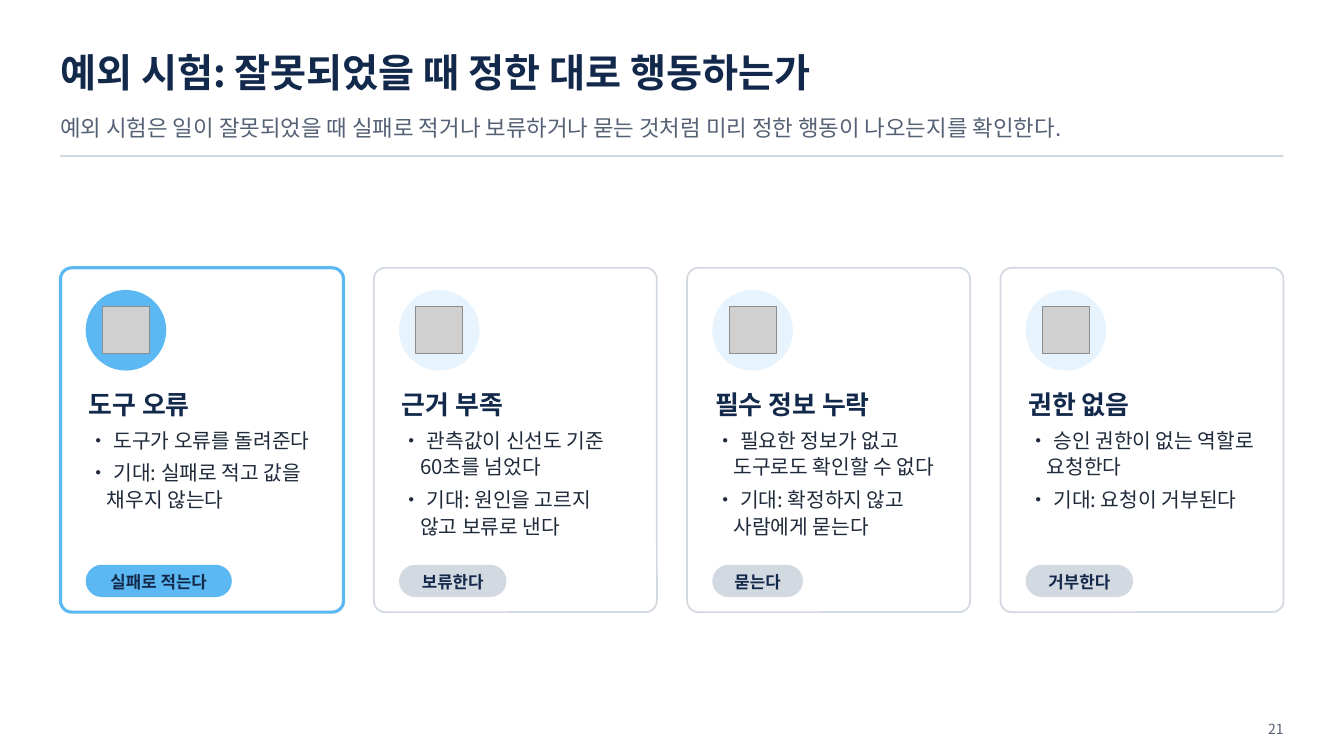
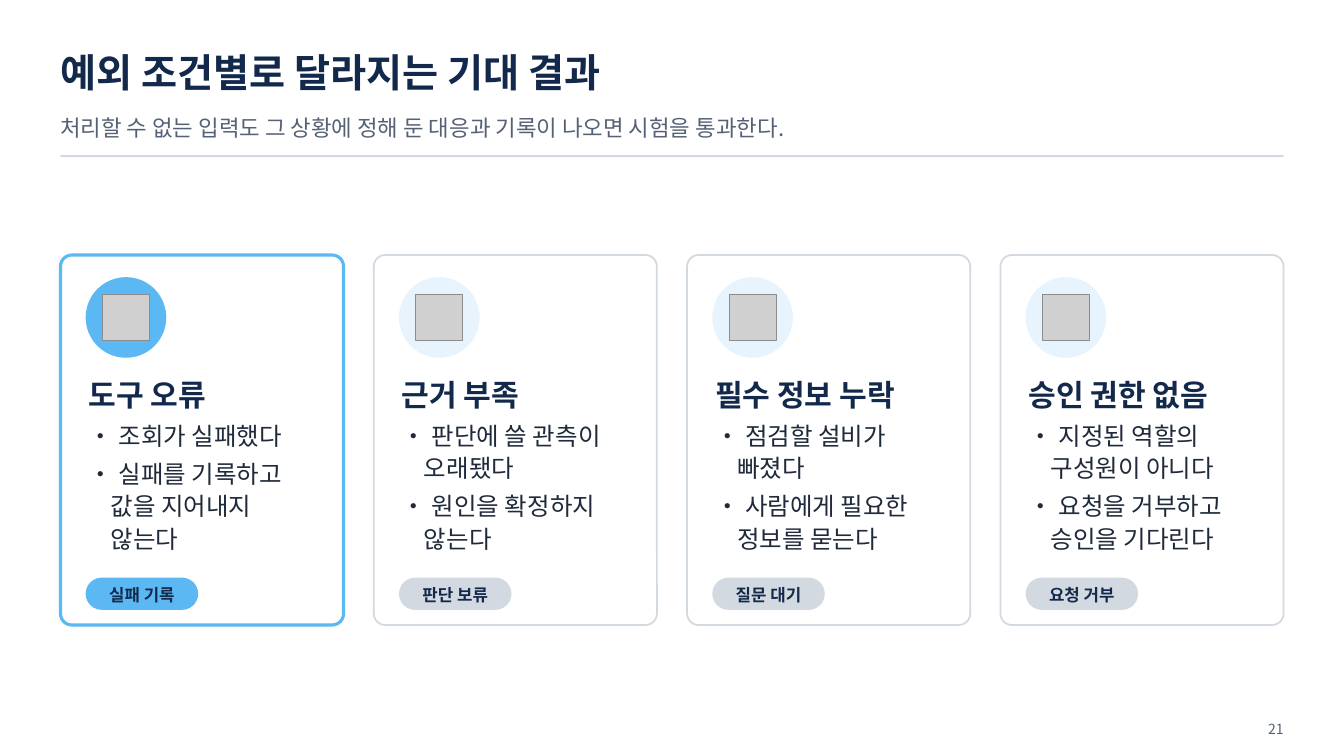
Before and after one commit to uengine-oss/hyd-iot-edu, a slide deck: slide 21 of workspace/강의제작/산출물/통합반/이론/08회차/통합반_08일차.pptx. Drawn at 1344x756 pixels with LibreOffice and Linux fonts; fonts in the diff are those of the drawing; grey boxes stand for pictures. Boxes give left, top, right and bottom in pixels: in the first picture for what was removed or moved away, otherwise in the second. Text is boxed around its words. In the diff, an @@ line names an element or a change of style, - is before the commit and + after.

Commit message:
통합반 8회차 13~23장 현재 시험에 맞춘 덱과 대본을 검토 중 상태로 보존

```diff
--- a/workspace/강의제작/산출물/통합반/이론/08회차/통합반_08일차.pptx
+++ b/workspace/강의제작/산출물/통합반/이론/08회차/통합반_08일차.pptx
@@ text at bbox=[60, 54, 600, 91]: text changed @@
-예외 시험: 잘못되었을 때 정한 대로 행동하는가
+예외 조건별로 달라지는 기대 결과
@@ text at bbox=[60, 117, 784, 138]: text changed @@
-예외 시험은 일이 잘못되었을 때 실패로 적거나 보류하거나 묻는 것처럼 미리 정한 행동이 나오는지를 확인한다.
+처리할 수 없는 입력도 그 상황에 정해 둔 대응과 기록이 나오면 시험을 통과한다.
@@ rounded rectangle: place and size @@
-rounded rectangle at bbox=[60, 268, 344, 613]
+rounded rectangle at bbox=[60, 255, 344, 625]
@@ rounded rectangle: place and size @@
-rounded rectangle at bbox=[374, 268, 657, 613]
+rounded rectangle at bbox=[374, 255, 657, 625]
@@ rounded rectangle: place and size @@
-rounded rectangle at bbox=[688, 268, 971, 613]
+rounded rectangle at bbox=[688, 255, 971, 625]
@@ rounded rectangle: place and size @@
-rounded rectangle at bbox=[1000, 268, 1284, 613]
+rounded rectangle at bbox=[1000, 255, 1284, 625]
@@ 4 pictures, 4 ellipses: place and size @@
-4 pictures, 4 ellipses at bbox=[86, 290, 1106, 371]
+4 pictures, 4 ellipses at bbox=[86, 277, 1106, 358]
@@ text "도구 오류": place and size @@
-text "도구 오류" at bbox=[89, 393, 310, 509]
+text "도구 오류" at bbox=[89, 381, 282, 550]
@@ text at bbox=[89, 381, 206, 409]: size 18.5 to 21.5 pt in "도구 오류" @@
@@ text "근거 부족": place and size @@
-text "근거 부족" at bbox=[402, 392, 604, 536]
+text "근거 부족" at bbox=[402, 381, 601, 550]
@@ text at bbox=[402, 381, 519, 409]: size 18.5 to 21.5 pt in "근거 부족" @@
@@ text "필수 정보 누락": place and size @@
-text "필수 정보 누락" at bbox=[715, 392, 934, 536]
+text "필수 정보 누락" at bbox=[715, 381, 909, 550]
@@ text at bbox=[715, 381, 894, 409]: size 18.5 to 21.5 pt in "필수 정보 누락" @@
@@ text at bbox=[1028, 380, 1222, 550]: text changed; size 14.5 to 17.5 pt @@
-권한 없음
-• 승인 권한이 없는 역할로 요청한다
-• 기대: 요청이 거부된다
+승인 권한 없음
+• 지정된 역할의 구성원이 아니다
+• 요청을 거부하고 승인을 기다린다
@@ text at bbox=[111, 424, 282, 550]: text changed; size 14.5 to 17.5 pt @@
-• 도구가 오류를 돌려준다
-• 기대: 실패로 적고 값을 채우지 않는다
+• 조회가 실패했다
+• 실패를 기록하고 값을 지어내지 않는다
@@ text at bbox=[424, 424, 601, 550]: text changed; size 14.5 to 17.5 pt @@
-• 관측값이 신선도 기준 60초를 넘었다
-• 기대: 원인을 고르지 않고 보류로 낸다
+• 판단에 쓸 관측이 오래됐다
+• 원인을 확정하지 않는다
@@ text at bbox=[737, 424, 909, 550]: text changed; size 14.5 to 17.5 pt @@
-• 필요한 정보가 없고 도구로도 확인할 수 없다
-• 기대: 확정하지 않고 사람에게 묻는다
+• 점검할 설비가 빠졌다
+• 사람에게 필요한 정보를 묻는다
@@ rounded rectangle: place and size @@
-rounded rectangle at bbox=[86, 565, 232, 597]
+rounded rectangle at bbox=[86, 578, 199, 610]
@@ text at bbox=[109, 587, 175, 603]: text changed @@
-실패로 적는다
+실패 기록
@@ rounded rectangle: place and size @@
-rounded rectangle at bbox=[399, 565, 507, 597]
+rounded rectangle at bbox=[399, 578, 512, 610]
@@ text at bbox=[422, 587, 488, 603]: text changed @@
-보류한다
+판단 보류
@@ rounded rectangle: place and size @@
-rounded rectangle at bbox=[713, 565, 804, 597]
+rounded rectangle at bbox=[713, 578, 826, 610]
@@ text at bbox=[736, 587, 801, 603]: text changed @@
-묻는다
+질문 대기
@@ rounded rectangle: place and size @@
-rounded rectangle at bbox=[1025, 565, 1133, 597]
+rounded rectangle at bbox=[1025, 578, 1138, 610]
@@ text at bbox=[1049, 587, 1115, 603]: text changed @@
-거부한다
+요청 거부
```
Also in this commit, not shown: 7 other slides changed, 3 slides added, 3 slides removed, 5 other files.
